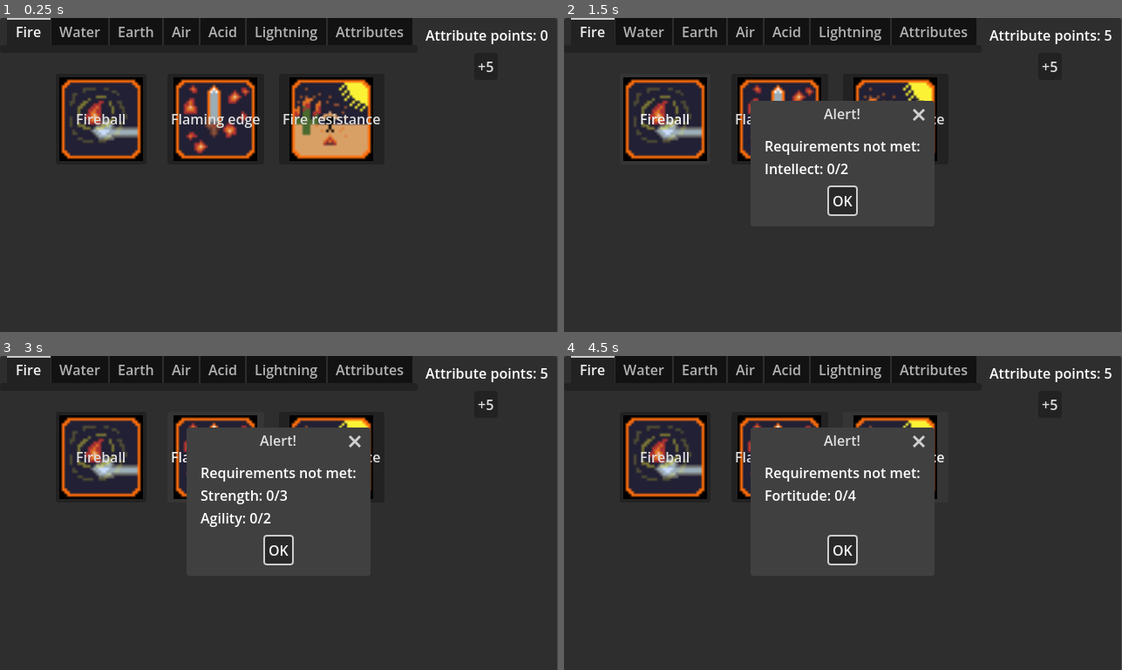
Above: before the commit, frames 1-4 (two rows, left to right).
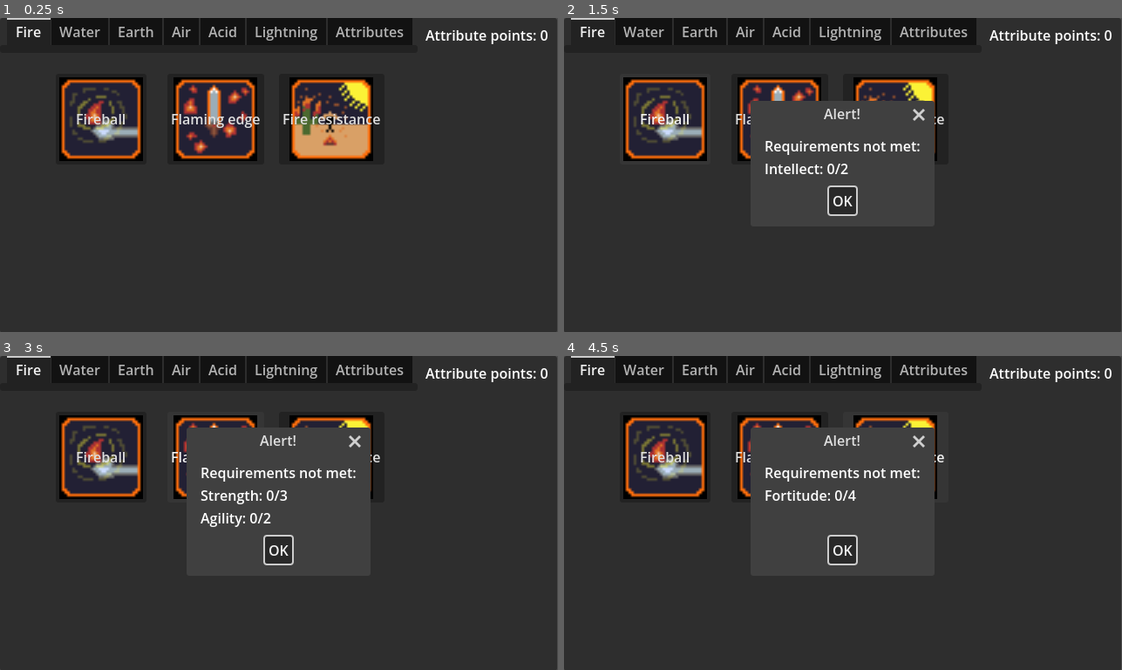
Above: after the commit, the same moments.

Repository: jozeni00/rolo_project
Game: Godot game, scene res://src/StarterGui/skill tree frontend 2026/skill treee.tscn
Two runs of this game, one before a commit and one after it. Both use one fixed random seed, a clock stepped at 60 frames per second and the inputs below. This scene is started directly instead of the project's main scene.
Inputs (mouse positions are in pixels of both pictures, inside the frame that each line leads up to):
- Up to frame 1 (0.25 s): no input
- Up to frame 2 (1.5 s): click (1049, 65) at 0.5 s, where only the run before the commit has a clickable "+5"; click "Fireball" at 1.25 s
- Up to frame 3 (3 s): click "OK" at 2 s; click "Flaming edge" at 2.75 s
- Up to frame 4 (4.5 s): click "OK" at 3.5 s; click "Fire resistance" at 4.25 s

The runs differ from the first frame. In frame 1, less than 0.1% of the frame differs, in the area x 85-89%, y 13-18%; in frame 2, less than 0.1%, in the area x 85-99%, y 3-18%; in frame 3, less than 0.1%; in frame 4, less than 0.1%.

Commit message:
QOL changes
changed updating skill point to give 5 instead of 1 and removed buttons as well

Diff:
--- a/src/StarterGui/Player UI HUD for health and level/control.gd
+++ b/src/StarterGui/Player UI HUD for health and level/control.gd
@@ -103,7 +103,7 @@
 	if player == null:
 		return
 
-	player.skill_points += 1
+	player.skill_points += 5
 
 	# Live update trigger
 	attribute_points_changed.emit(player.skill_points)
--- a/src/StarterGui/skill tree frontend 2026/panel.gd
+++ b/src/StarterGui/skill tree frontend 2026/panel.gd
@@ -1,22 +1,20 @@
 extends Panel
 
 @onready var points_label: Label = $"Attribute points"
-@onready var add_points_btn: Button = $"Attribute points/Add 5 test for attribute points"
 @onready var popup: AcceptDialog = $"Skill unlocked"
 @onready var tab_container: TabContainer = $"Skill tree container"
-#@onready var player: Player = $"/root/Main/Chara"
+
 var player: Player
 
-# Correct path based on your scene tree:
 @onready var attributes_node: Node = $"Skill tree container/Attributes"
 
 # -----------------------------
-# ATTRIBUTE POINTS (for upgrading attributes)
+# ATTRIBUTE POINTS
 # -----------------------------
 var attribute_points := 0
 
 # -----------------------------
-# SKILL REQUIREMENTS (FREE unlock)
+# SKILL REQUIREMENTS
 # -----------------------------
 var attributes: Dictionary = {}
 
@@ -52,47 +50,34 @@
 	"Lightning resistance": {"Fortitude": 4},
 }
 
-var unlocked := {}  # skill_name -> true
+var unlocked := {}
 
 func _ready() -> void:
-	# +5 debug button
-	add_points_btn.pressed.connect(func():
-		add_points(5)
-	)
-
 	_refresh_points()
 	_connect_all_skill_buttons()
 
-
 	call_deferred("_setup_attributes")
 
-	# Connect to Attributes updates (requirements update live)
 	if attributes_node and attributes_node.has_signal("stats_changed"):
 		if not attributes_node.stats_changed.is_connected(_on_stats_changed):
 			attributes_node.stats_changed.connect(_on_stats_changed)
 	else:
 		push_warning("Panel: Could not connect to Attributes.stats_changed. Make sure Attributes.gd is on 'Skill tree container/Attributes' and defines stats_changed.")
 
-	# Pull initial stats (Godot 4 has no has_variable)
-	#if attributes_node:
-	#	attributes = attributes_node.stats.duplicate(true)
-
 	_update_skill_buttons()
 
-func _setup_attributes():
+func _setup_attributes() -> void:
 	player = get_node("/root/Main/Chara")
 
 	if attributes_node and player:
 		attributes_node.set_dependencies(player, self)
 
-	# Connect to Attributes updates (requirements update live)
 	if attributes_node and attributes_node.has_signal("stats_changed"):
 		if not attributes_node.stats_changed.is_connected(_on_stats_changed):
 			attributes_node.stats_changed.connect(_on_stats_changed)
 	else:
 		push_warning("Panel: Could not connect to Attributes.stats_changed. Make sure Attributes.gd is on 'Skill tree container/Attributes' and defines stats_changed.")
 
-	# Pull initial stats (Godot 4 has no has_variable)
 	if attributes_node:
 		attributes = attributes_node.stats.duplicate(true)
 
@@ -105,6 +90,7 @@
 func try_spend_points(cost: int) -> bool:
 	if attribute_points < cost:
 		return false
+
 	attribute_points -= cost
 	_refresh_points()
 	return true
@@ -117,7 +103,6 @@
 	points_label.text = "Attribute points: %d" % attribute_points
 
 func _on_stats_changed(new_stats: Dictionary) -> void:
-	# print("SKILL TREE SEES:", new_stats) # uncomment for debugging
 	attributes = new_stats.duplicate(true)
 	_update_skill_buttons()
 
@@ -133,10 +118,13 @@
 
 func _find_buttons_recursive(root: Node) -> Array[Button]:
 	var out: Array[Button] = []
+
 	for c in root.get_children():
 		if c is Button:
 			out.append(c)
+
 		out.append_array(_find_buttons_recursive(c))
+
 	return out
 
 func _try_unlock(skill_name: String) -> void:
@@ -149,12 +137,11 @@
 		return
 
 	var missing := _missing_requirements(skill_name)
+
 	if missing.size() > 0:
-		# Locked skills stay clickable
 		show_popup("Requirements not met:\n" + "\n".join(missing))
 		return
 
-	# FREE unlock (no point spend)
 	unlocked[skill_name] = true
 	show_popup("Skill unlocked!")
 	_update_skill_buttons()
@@ -166,13 +153,13 @@
 	for stat in req.keys():
 		var need := int(req[stat])
 		var have := int(attributes.get(stat, 0))
+
 		if have < need:
 			missing.append("%s: %d/%d" % [stat, have, need])
 
 	return missing
 
 func _update_skill_buttons() -> void:
-	# Only disable already-unlocked; locked stays clickable
 	var buttons := _find_buttons_recursive(tab_container)
 
 	for btn in buttons:
--- a/src/StarterGui/skill tree frontend 2026/skill treee.tscn
+++ b/src/StarterGui/skill tree frontend 2026/skill treee.tscn
@@ -582,12 +582,4 @@
 offset_bottom = 32.0
 text = "Attribute points: 0"
 
-[node name="Add 5 test for attribute points" type="Button" parent="Panel/Attribute points" unique_id=869597803]
-layout_mode = 0
-offset_left = 56.0
-offset_top = 32.0
-offset_right = 83.0
-offset_bottom = 63.0
-text = "+5"
-
 [node name="Skill unlocked" type="AcceptDialog" parent="Panel" unique_id=415129471]
